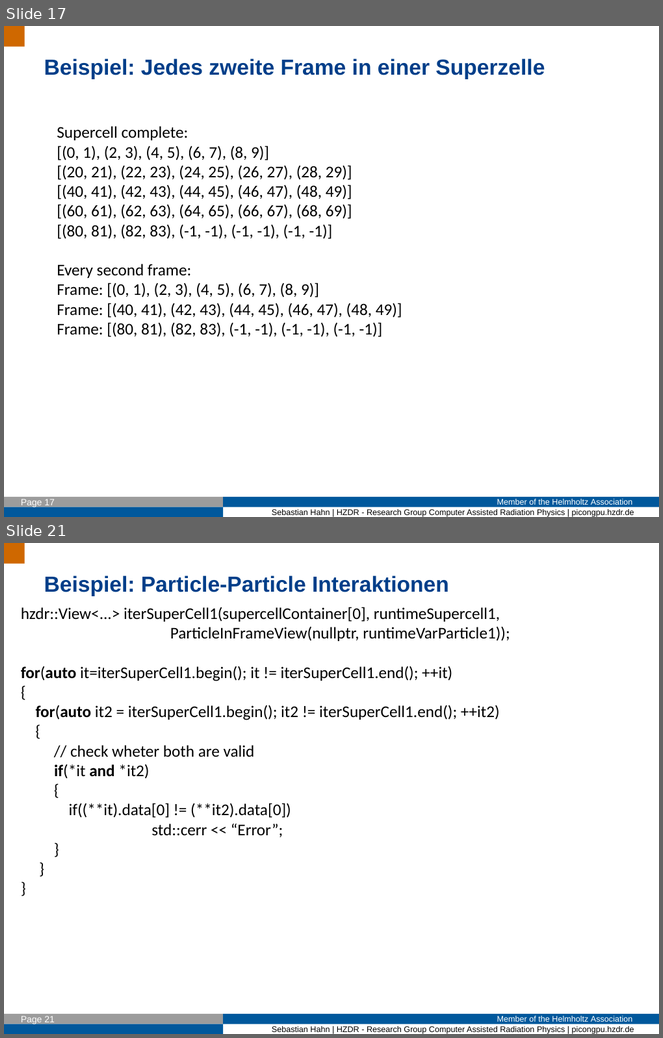
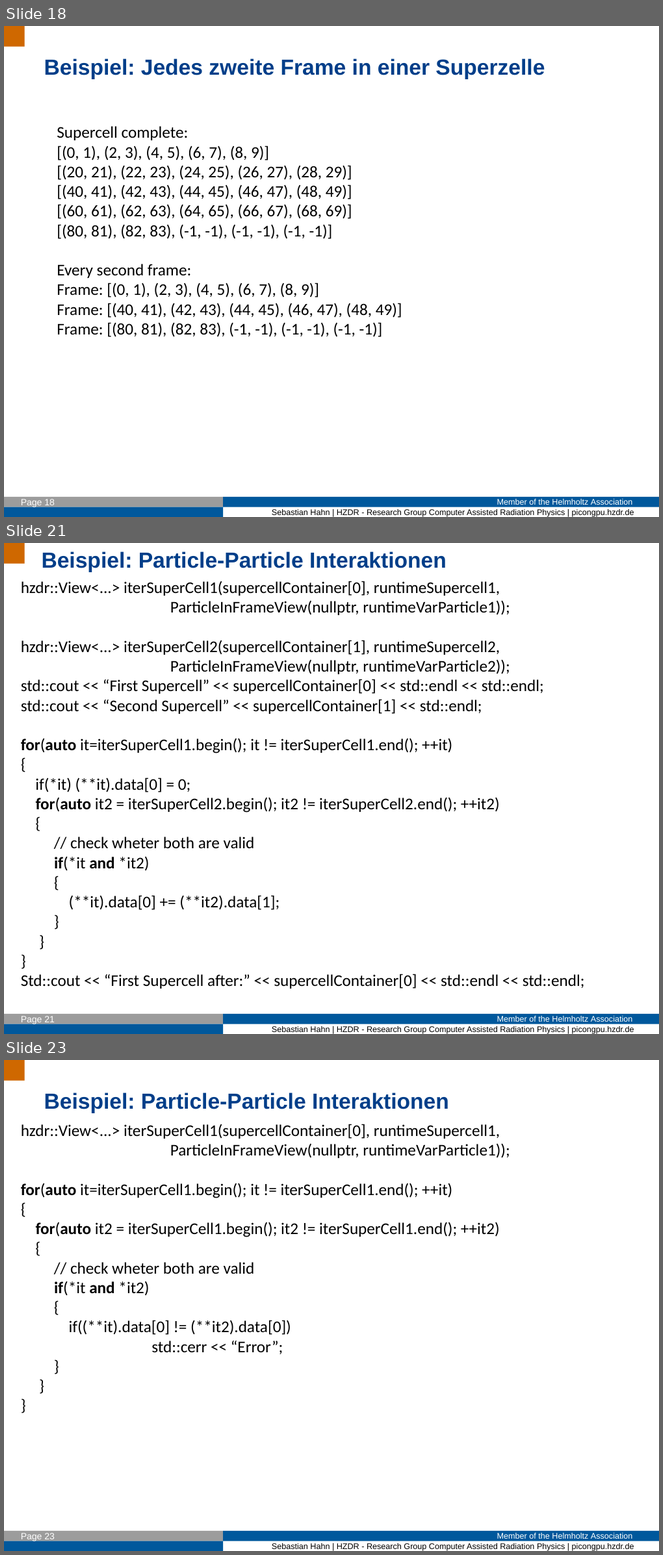
Before and after one commit to Fettpet/DeepIterator, a slide deck: Presi/2017_01_16_Intro.odp. Shown one above the other, each under a label of ours: slides 17 and 21 before the commit, slides 18, 21 and 23 after it; the slides between them are not shown. The pictures are 663x1038 and 663x1555 pixels, drawn with LibreOffice and Linux fonts; fonts in the diff are those of the drawing; background and template pictures are left out. Boxes give left, top, right and bottom in pixels: in the first picture for what was removed or moved away, otherwise in the second. Text is boxed around its words. In the diff, an @@ line names an element or a change of style, - is before the commit and + after.

```diff
--- a/Presi/2017_01_16_Intro.odp
+++ b/Presi/2017_01_16_Intro.odp
@@ slide 21 added at box(4, 543, 659, 1034), background #FFFFFF; not listed: 7 template elements that a slide beside it also shows @@
@@ text added at box(42, 551, 447, 572), 24 pt, text #003E89, bold @@
+Beispiel: Particle-Particle Interaktionen
@@ text added at box(21, 581, 585, 989), 18 pt, text #000000 @@
+hzdr::View<...> iterSuperCell1(supercellContainer[0], runtimeSupercell1,
+ParticleInFrameView(nullptr, runtimeVarParticle1));
+hzdr::View<...> iterSuperCell2(supercellContainer[1], runtimeSupercell2,
+ParticleInFrameView(nullptr, runtimeVarParticle2));
+std::cout << “First Supercell” << supercellContainer[0] << std::endl << std::endl;
+std::cout << “Second Supercell” << supercellContainer[1] << std::endl;
+for(auto it=iterSuperCell1.begin(); it != iterSuperCell1.end(); ++it)
+{
+if(*it) (**it).data[0] = 0;
+for(auto it2 = iterSuperCell2.begin(); it2 != iterSuperCell2.end(); ++it2)
+{
+// check wheter both are valid
+if(*it and *it2)
+{
+(**it).data[0] += (**it2).data[1];
+}
+}
+}
+Std::cout << “First Supercell after:” << supercellContainer[0] << std::endl << std::endl;
@@ what was slide 17 is now slide 18 @@
@@ page number at box(21, 499, 55, 508): text changed @@
-Page 17
+Page 18
@@ what was slide 21 is now slide 23 @@
@@ page number at box(21, 1533, 55, 1542): text changed @@
-Page 21
+Page 23
```
Also in this commit, not shown: 10 slides changed, 5 other slides added, 2 slides removed, 33 other files.
